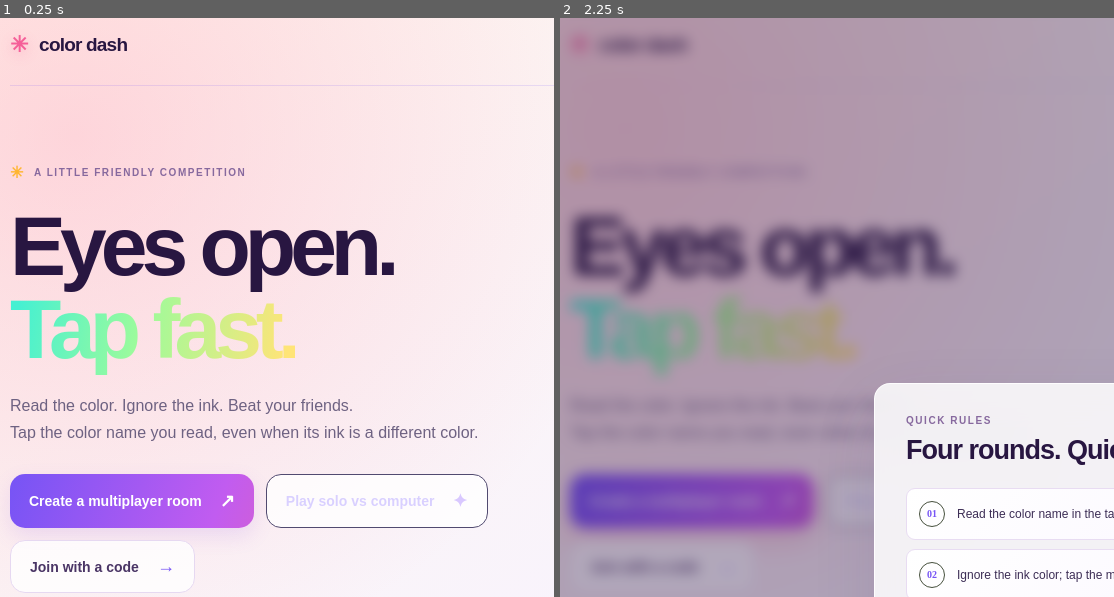
Above: before the commit, frames 1-2 (left to right).
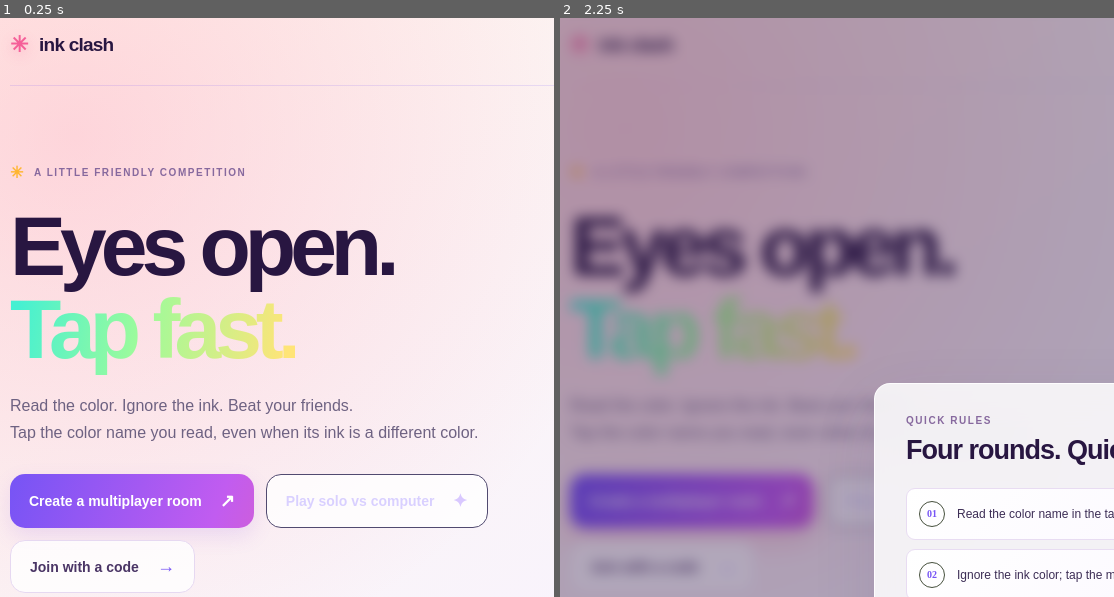
Above: after the commit, the same moments.

Repository: chithranainar/Multiplayer_Game
Game: browser game, page public/index.html
Same seed, same stepped clock (60 frames per second), same inputs: the game is played once before the commit and once after it.
Inputs (mouse positions are % of the whole screen's width and height, from its top left):
- Up to frame 1 (0.25 s): no input
- Up to frame 2 (2.25 s): click (17, 56) at 0.27 s; type "Alex" at 0.27 s; click "Play solo vs computer ✦" at 0.52 s; click (50, 59) at 1.07 s; tap Space at 1.1, 1.6, 2.1 s; click "Play solo vs computer ✦" at 1.27 s; click (30, 40) at 1.67 s; click "Join with a code →" at 1.87 s; click "How to play" at 2.02 s
The pictures show only the part of the screen within x 0-50%, y 0-50%; the shares and areas given below are measured in that part.

The runs differ from the first frame. In frame 1, 0.2% of the frame differs, in the area x 7-23%, y 3-6%; in frame 2, less than 0.1%.

Commit message:
Rename the game to Ink Clash

Diff:
--- a/public/index.html
+++ b/public/index.html
@@ -4,8 +4,8 @@
   <meta charset="utf-8" />
   <meta name="viewport" content="width=device-width, initial-scale=1, viewport-fit=cover" />
   <meta name="theme-color" content="#18122c" />
-  <meta name="description" content="A quick, colorful reaction game to play with friends. No sign-up needed." />
-  <title>Color Dash — play together</title>
+  <meta name="description" content="A quick word-versus-ink reaction game to play with friends. No sign-up needed." />
+  <title>Ink Clash — play together</title>
   <link rel="preconnect" href="https://fonts.googleapis.com" />
   <link rel="preconnect" href="https://fonts.gstatic.com" crossorigin />
   <link href="https://fonts.googleapis.com/css2?family=Outfit:wght@400;500;600;700;800&family=Plus+Jakarta+Sans:wght@400;500;600;700;800&display=swap" rel="stylesheet" />
@@ -18,7 +18,7 @@
 </head>
 <body>
   <main class="shell">
-    <header class="topbar"><a class="brand" href="/"><span class="brand-mark">✳</span> color dash</a><nav class="top-tools" aria-label …(297 unchanged characters)…
+    <header class="topbar"><a class="brand" href="/"><span class="brand-mark">✳</span> ink clash</a><nav class="top-tools" aria-label …(297 unchanged characters)…
     <section id="home" class="screen home-screen">
       <div class="hero-copy"><div class="eyebrow"><span class="sparkle">✳</span> A LITTLE FRIENDLY COMPETITION</div><h1 …(183 unchanged characters)…
         <div class="actions"><button class="btn btn-primary" id="createBtn">Create a multiplayer room <span>↗</span></b …(194 unchanged characters)…
@@ -34,8 +34,8 @@
       <div class="game-head"><button class="back-btn" id="leaveBtn">← <span>Leave game</span></button><div class="room- …(222 unchanged characters)…
       <div id="lobbyView" class="panel game-panel"><div class="panel-head"><div><div class="eyebrow">THE GATHERING SPOT …(1027 unchanged characters)…
       <div id="roundView" class="panel game-panel round-panel hidden"><div class="round-status"><span id="roundLabel">R …(520 unchanged characters)…
-      <div id="betweenView" class="panel game-panel between- …(144 unchanged characters)…  id="betweenSub">Get ready for the next color dash!</p><button class="btn btn-primary n …(256 unchanged characters)…
-      <div id="finishedView" class="panel game-panel between …(293 unchanged characters)… er">1</span></div><h2 id="winnerTitle">A color dash champion<span class="period">.</span …(349 unchanged characters)…
+      <div id="betweenView" class="panel game-panel between- …(144 unchanged characters)…  id="betweenSub">Get ready for the next Ink Clash!</p><button class="btn btn-primary n …(256 unchanged characters)…
+      <div id="finishedView" class="panel game-panel between …(293 unchanged characters)… er">1</span></div><h2 id="winnerTitle">An Ink Clash champion<span class="period">.</span …(349 unchanged characters)…
     </section>
     <dialog id="shareDialog" class="share-dialog"><button class="share-close" id="closeShare" aria-label="Close">×</but …(768 unchanged characters)…
     <dialog id="howToDialog" class="info-dialog"><button class="share-close" data-close="howToDialog" aria-label="Close …(608 unchanged characters)…
